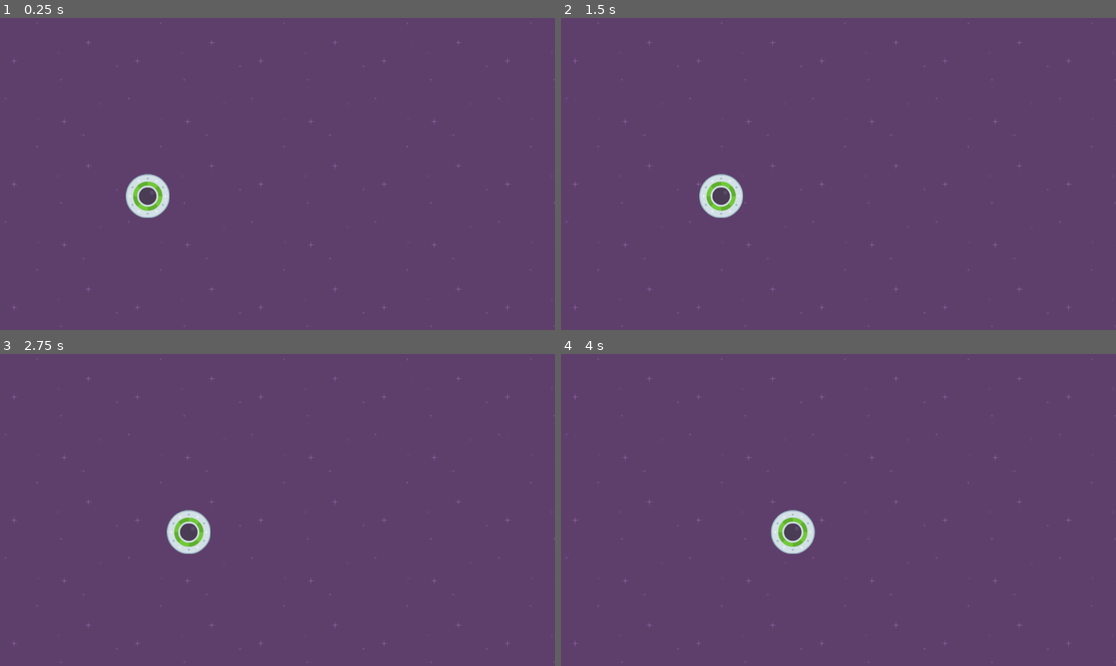
Above: before the commit, frames 1-4 (two rows, left to right).
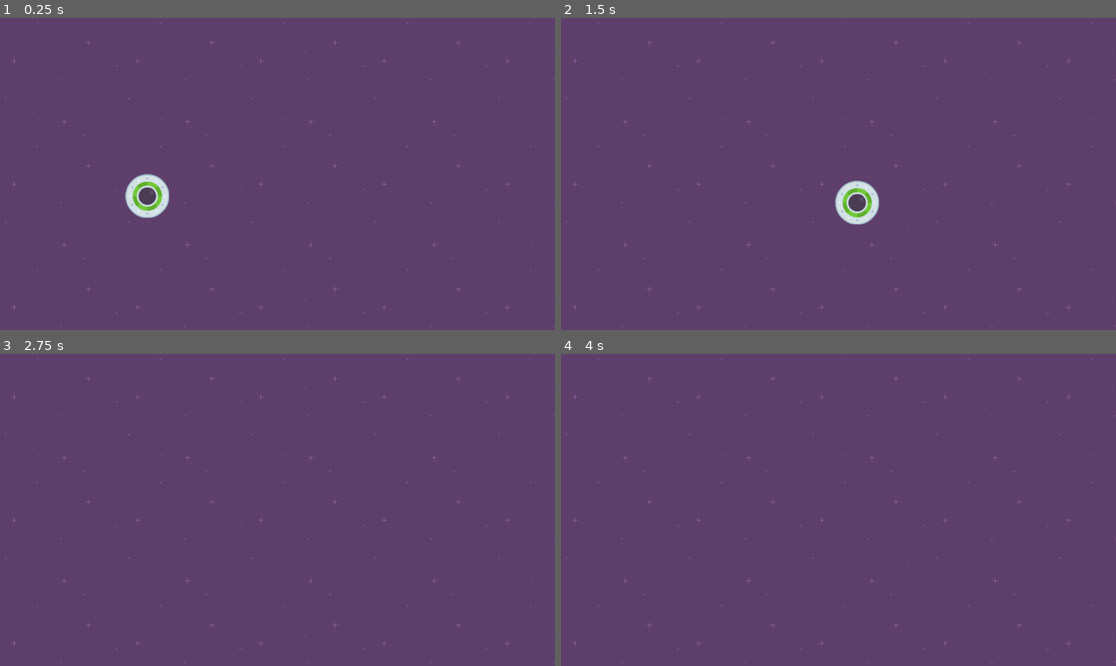
Above: after the commit, the same moments.

Repository: AlfonsoLVG/Speedy-Saucer
Game: Godot game, scene res://level_1.tscn
Two runs of this game, one before a commit and one after it. Both use one fixed random seed, a clock stepped at 60 frames per second and the inputs below.
Inputs:
- Up to frame 1 (0.25 s): no input
- Up to frame 2 (1.5 s): hold D (move_right, bound only after the commit) 0.53-1.28 s; hold S (move_down, bound only after the commit) from 1.28 s (still down)
- Up to frame 3 (2.75 s): release S (move_down, bound only after the commit) at 2.03 s; hold D (move_right, bound only after the commit) from 2.03 s (still down)
- Up to frame 4 (4 s): release D (move_right, bound only after the commit) at 2.78 s; hold W (move_up, bound only after the commit) 2.78-3.53 s; hold A (move_left, bound only after the commit) from 3.53 s (still down)

The runs differ from the first frame. In frame 1, 0.1% of the frame differs, in the area x 22-31%, y 51-64%; in frame 2, 1.5%, in the area x 24-58%, y 49-67%; in frame 3, 0.8%; in frame 4, 0.8%.

Commit message:
Add player movement WASD

Diff:
--- a/player.gd
+++ b/player.gd
@@ -9,4 +9,12 @@
 	pass
 
 func _physics_process(delta):
-	apply_force(Vector2(25, 0))
+	var force = 750
+	if Input.is_action_pressed("move_right"):
+		apply_force(Vector2(force, 0))
+	if Input.is_action_pressed("move_left"):
+		apply_force(Vector2(-force, 0))
+	if Input.is_action_pressed("move_down"):
+		apply_force(Vector2(0, force))
+	if Input.is_action_pressed("move_up"):
+		apply_force(Vector2(0, -force))
--- a/project.godot
+++ b/project.godot
@@ -14,3 +14,26 @@
 run/main_scene="res://level_1.tscn"
 config/features=PackedStringArray("4.2", "Forward Plus")
 config/icon="res://icon.svg"
+
+[input]
+
+move_right={
+"deadzone": 0.5,
+"events": [Object(InputEventKey,"resource_local_to_scene":false,"resource_name":"","device":-1,"window_id":0,"alt_pressed":false,"shift_pressed":false,"ctrl_pressed":false,"meta_pressed":false,"pressed":false,"keycode":0,"physical_keycode":68,"key_label":0,"unicode":100,"echo":false,"script":null)
+]
+}
+move_left={
+"deadzone": 0.5,
+"events": [Object(InputEventKey,"resource_local_to_scene":false,"resource_name":"","device":-1,"window_id":0,"alt_pressed":false,"shift_pressed":false,"ctrl_pressed":false,"meta_pressed":false,"pressed":false,"keycode":0,"physical_keycode":65,"key_label":0,"unicode":97,"echo":false,"script":null)
+]
+}
+move_up={
+"deadzone": 0.5,
+"events": [Object(InputEventKey,"resource_local_to_scene":false,"resource_name":"","device":-1,"window_id":0,"alt_pressed":false,"shift_pressed":false,"ctrl_pressed":false,"meta_pressed":false,"pressed":false,"keycode":0,"physical_keycode":87,"key_label":0,"unicode":119,"echo":false,"script":null)
+]
+}
+move_down={
+"deadzone": 0.5,
+"events": [Object(InputEventKey,"resource_local_to_scene":false,"resource_name":"","device":-1,"window_id":0,"alt_pressed":false,"shift_pressed":false,"ctrl_pressed":false,"meta_pressed":false,"pressed":false,"keycode":0,"physical_keycode":83,"key_label":0,"unicode":115,"echo":false,"script":null)
+]
+}
